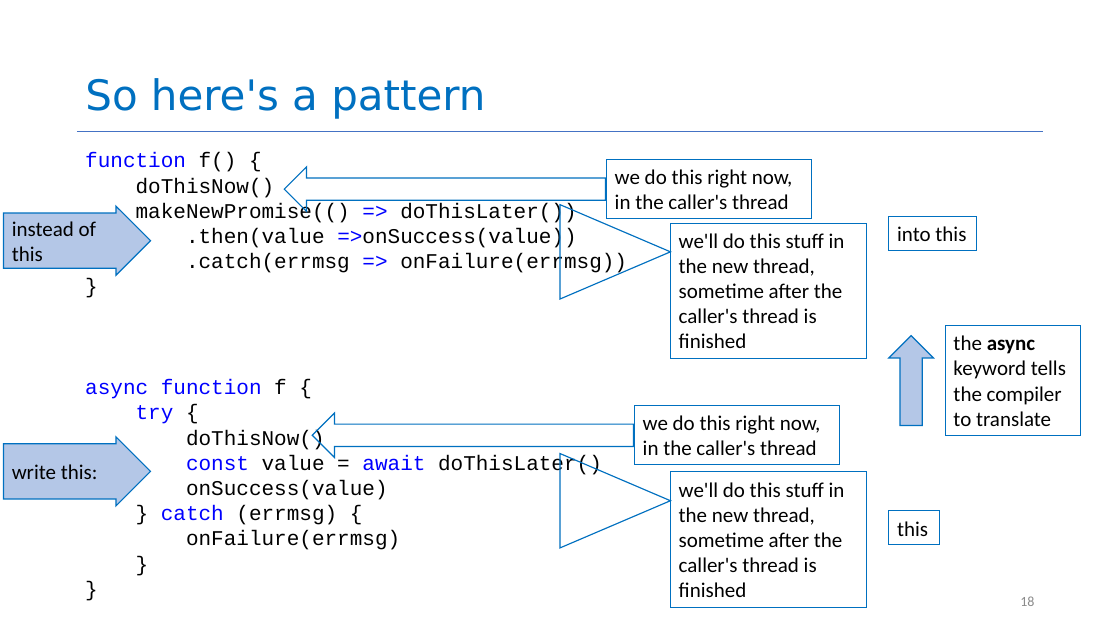
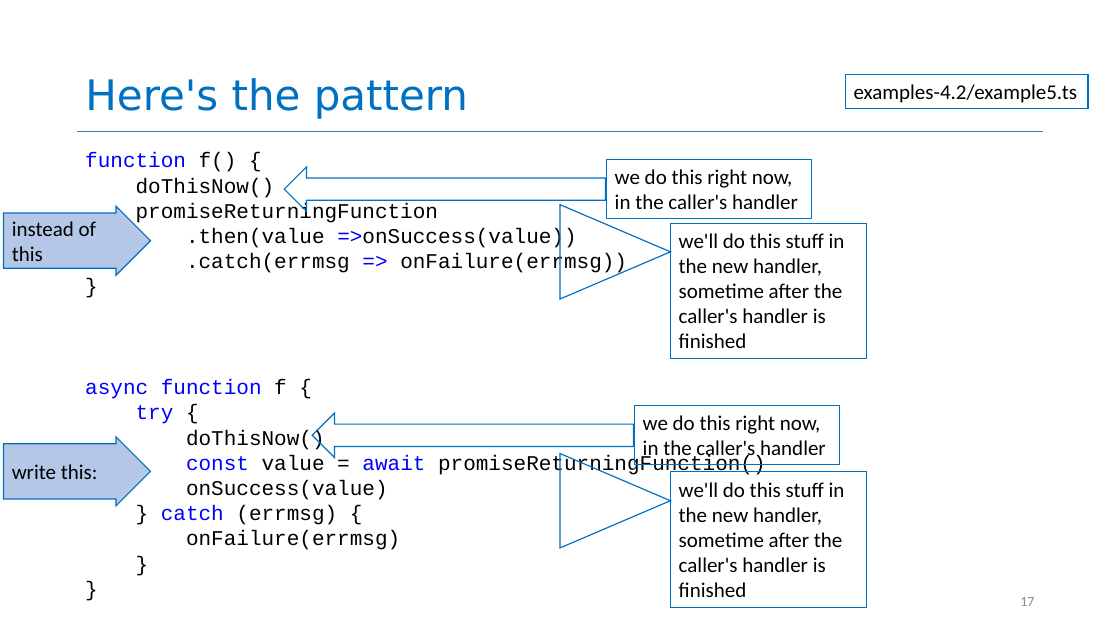
Before and after one commit to neu-se/CS4530-CS5500-Spring-2021, a slide deck: slide 17 of Slides/Lesson 4.2 Promises that Fail and Async.pptx (slide 18 before the commit). Drawn at 1120x630 pixels with LibreOffice and Linux fonts; fonts in the diff are those of the drawing. Boxes give left, top, right and bottom in pixels: in the first picture for what was removed or moved away, otherwise in the second. Text is boxed around its words. In the diff, an @@ line names an element or a change of style, - is before the commit and + after.

```diff
--- a/Slides/Lesson 4.2 Promises that Fail and Async.pptx
+++ b/Slides/Lesson 4.2 Promises that Fail and Async.pptx
@@ title at (85, 78, 468, 119): text changed @@
-So here's a pattern
+Here's the pattern
@@ rectangle added at (845, 75, 1088, 108), outline #0070C0 1 pt, 18 pt, text #000000 @@
+examples-4.2/example5.ts
@@ text in rectangle at (615, 169, 798, 209): text changed @@
-we do this right now, in the caller's thread
+we do this right now, in the caller's handler
@@ text at (136, 203, 438, 223): text changed @@
-makeNewPromise(() => doThisLater())
+promiseReturningFunction
@@ text in rectangle at (679, 233, 845, 348): text changed @@
-we'll do this stuff in the new thread, sometime after the caller's thread is finished
+we'll do this stuff in the new handler, sometime after the caller's handler is finished
@@ rectangle removed at (889, 217, 976, 250) @@
-into this
@@ rectangle removed at (945, 326, 1081, 436) @@
-the async keyword tells the compiler to translate
@@ up arrow removed at (889, 336, 933, 426) @@
@@ text in rectangle at (643, 415, 826, 462): text changed @@
-we do this right now, in the caller's thread
+we do this right now, in the caller's handler
@@ text at (186, 455, 766, 477): text changed @@
-const value = await doThisLater()
+const value = await promiseReturningFunction()
@@ text in rectangle at (679, 482, 845, 597): text changed @@
-we'll do this stuff in the new thread, sometime after the caller's thread is finished
+we'll do this stuff in the new handler, sometime after the caller's handler is finished
@@ rectangle removed at (889, 511, 939, 544) @@
-this
@@ page number at (1020, 597, 1034, 606): text changed @@
-18
+17
```
Also in this commit, not shown: 13 other slides changed, 5 slides added, 2 slides removed, 1 other file.
